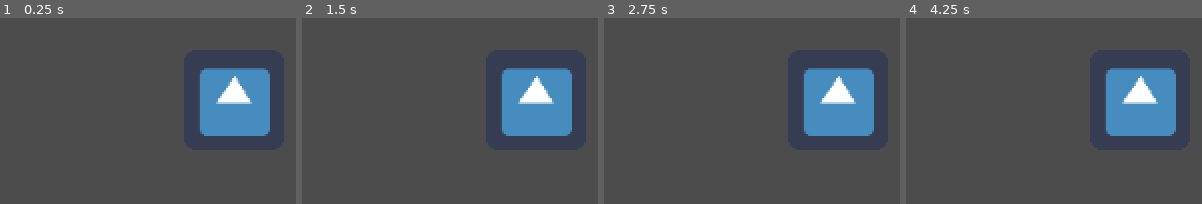
Above: before the commit, frames 1-4 (left to right).
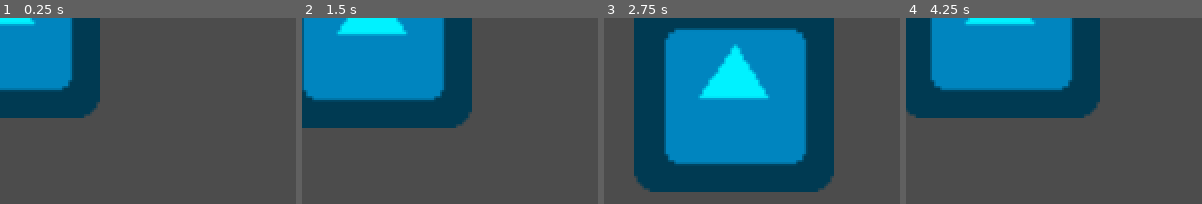
Above: after the commit, the same moments.

Repository: Phischermen/GMTK-JAM-2021
Game: Godot game, scene res://CerbusTest.tscn
Two runs of this game, one before a commit and one after it. Both use one fixed random seed, a clock stepped at 60 frames per second and the inputs below. The engine's default icon, where the game draws it, is replaced by a stand-in: a white triangle on a blue panel in a dark square.
Inputs:
- Up to frame 1 (0.25 s): no input
- Up to frame 2 (1.5 s): tap Enter at 0.5 s; hold D (move_right) 0.53-1.28 s; hold Space (join_together_or_break_apart, bound only after the c… 0.53-1.28 s; hold S (move_down) from 1.28 s (still down); tap Space (join_together_or_break_apart, bound only after the c… at 1.35 s
- Up to frame 3 (2.75 s): release S (move_down) at 2.03 s; hold D (move_right) from 2.03 s (still down); hold Space (join_together_or_break_apart, bound only after the c… from 2.03 s (still down)
- Up to frame 4 (4.25 s): release D (move_right) at 2.78 s; release Space (join_together_or_break_apart, bound only after the c… at 2.78 s; hold W (move_up) 2.78-3.53 s; tap Space (join_together_or_break_apart, bound only after the c… at 2.85 s; hold A (move_left) from 3.53 s (still down); hold Space (join_together_or_break_apart, bound only after the c… from 3.53 s (still down)

The runs differ from the first frame. In frame 1, 27% of the frame differs, in the area x 0-92%, y 0-64%; in frame 2, 42%; in frame 3, 68%, in the area x 10-92%, y 0-94%; in frame 4, 44%.

Commit message:
Join together in progress

Diff:
--- /dev/null
+++ b/SYNTHA-6/Actors/Cerberus.tscn
@@ -0,0 +1,18 @@
+[gd_scene load_steps=4 format=2]
+
+[ext_resource path="res://icon.png" type="Texture" id=1]
+[ext_resource path="res://controllable_actor.gd" type="Script" id=2]
+
+[sub_resource type="CircleShape2D" id=1]
+radius = 64.0346
+
+[node name="Cerberus" type="KinematicBody2D"]
+script = ExtResource( 2 )
+
+[node name="Sprite" type="Sprite" parent="."]
+modulate = Color( 0, 0.94902, 1, 1 )
+scale = Vector2( 2, 2 )
+texture = ExtResource( 1 )
+
+[node name="CollisionShape2D" type="CollisionShape2D" parent="."]
+shape = SubResource( 1 )
--- a/SYNTHA-6/CerbusTest.tscn
+++ b/SYNTHA-6/CerbusTest.tscn
@@ -1,11 +1,31 @@
-[gd_scene load_steps=2 format=2]
+[gd_scene load_steps=4 format=2]
 
 [ext_resource path="res://Actors/SoloCerberus.tscn" type="PackedScene" id=1]
+[ext_resource path="res://Actors/Cerberus.tscn" type="PackedScene" id=2]
+[ext_resource path="res://cerberus_controller.gd" type="Script" id=3]
 
 [node name="Node2D" type="Node2D"]
+script = ExtResource( 3 )
 
 [node name="Jack" parent="." instance=ExtResource( 1 )]
 position = Vector2( 149.586, 52.6758 )
 action_to_enable_control = "jack_enable"
 max_speed = 640.0
 acceleration = 10.0
+
+[node name="Kahuna" parent="." instance=ExtResource( 1 )]
+modulate = Color( 1, 0, 0, 1 )
+position = Vector2( 203.464, 111.685 )
+action_to_enable_control = "kahuna_enable"
+max_speed = 640.0
+acceleration = 10.0
+
+[node name="Laguna" parent="." instance=ExtResource( 1 )]
+modulate = Color( 0, 1, 0.254902, 1 )
+position = Vector2( 267.605, 66.7868 )
+action_to_enable_control = "laguna_enable"
+max_speed = 640.0
+acceleration = 10.0
+
+[node name="Cerberus" parent="." instance=ExtResource( 2 )]
+needs_action_to_enable_control = false
--- /dev/null
+++ b/SYNTHA-6/cerberus_controller.gd
@@ -0,0 +1,38 @@
+extends Node2D
+
+onready var jack = $Jack
+onready var kahuna = $Kahuna
+onready var laguna = $Laguna
+onready var solo_cerberus = [jack, kahuna, laguna]
+
+onready var cerberus = $Cerberus
+
+var cerberus_joined = true
+
+# Declare member variables here. Examples:
+# var a = 2
+# var b = "text"
+
+
+# Called when the node enters the scene tree for the first time.
+func _ready():
+	# Initialize joined
+	for c in solo_cerberus:
+		remove_child(c)
+	pass # Replace with function body.
+
+
+func _process(delta):
+	if Input.is_action_pressed("join_together_or_break_apart"):
+		if cerberus_joined == false:
+			# Make cerberus converge at the average position between the dogs
+			var average_position = Vector2.ZERO
+			for c in solo_cerberus:
+				average_position += c.global_position
+			average_position /= 3
+			for c in solo_cerberus:
+				var target_velocity = c.max_converge_speed * (c.position - average_position).normalized()
+				c.attraction_velocity = c.attraction_velocity.linear_interpolate(target_velocity, c.acceleration * delta)
+
+
+	pass
--- a/SYNTHA-6/controllable_actor.gd
+++ b/SYNTHA-6/controllable_actor.gd
@@ -1,12 +1,16 @@
 extends KinematicBody2D
 
+export var needs_action_to_enable_control = true
 export var action_to_enable_control:String = ""
 export var max_speed = 64.0
+export var max_converge_speed = 640.0
 export var acceleration = 6.0
 
 export (int, 0, 200) var push = 100
 
 var velocity:Vector2 = Vector2.ZERO
+var move_velocity:Vector2 = Vector2.ZERO
+var attraction_velocity = Vector2.ZERO
 
 # Called when the node enters the scene tree for the first time.
 func _ready():
@@ -20,7 +24,7 @@
 func _physics_process(delta):
 	var hinput =  Input.get_action_strength("move_right") - Input.get_action_strength("move_left")
 	var vinput = Input.get_action_strength("move_down") - Input.get_action_strength("move_up")
-	if Input.is_action_pressed(action_to_enable_control):
+	if Input.is_action_pressed(action_to_enable_control) || needs_action_to_enable_control == false:
 		# Control is enabled
 		hinput =  Input.get_action_strength("move_right") - Input.get_action_strength("move_left")
 		vinput = Input.get_action_strength("move_down") - Input.get_action_strength("move_up")
--- a/SYNTHA-6/project.godot
+++ b/SYNTHA-6/project.godot
@@ -67,6 +67,11 @@
 "events": [ Object(InputEventKey,"resource_local_to_scene":false,"resource_name":"","device":0,"alt":false,"shift":false,"control":false,"meta":false,"command":false,"pressed":false,"scancode":76,"unicode":0,"echo":false,"script":null)
  ]
 }
+join_together_or_break_apart={
+"deadzone": 0.5,
+"events": [ Object(InputEventKey,"resource_local_to_scene":false,"resource_name":"","device":0,"alt":false,"shift":false,"control":false,"meta":false,"command":false,"pressed":false,"scancode":32,"unicode":0,"echo":false,"script":null)
+ ]
+}
 
 [physics]
 
